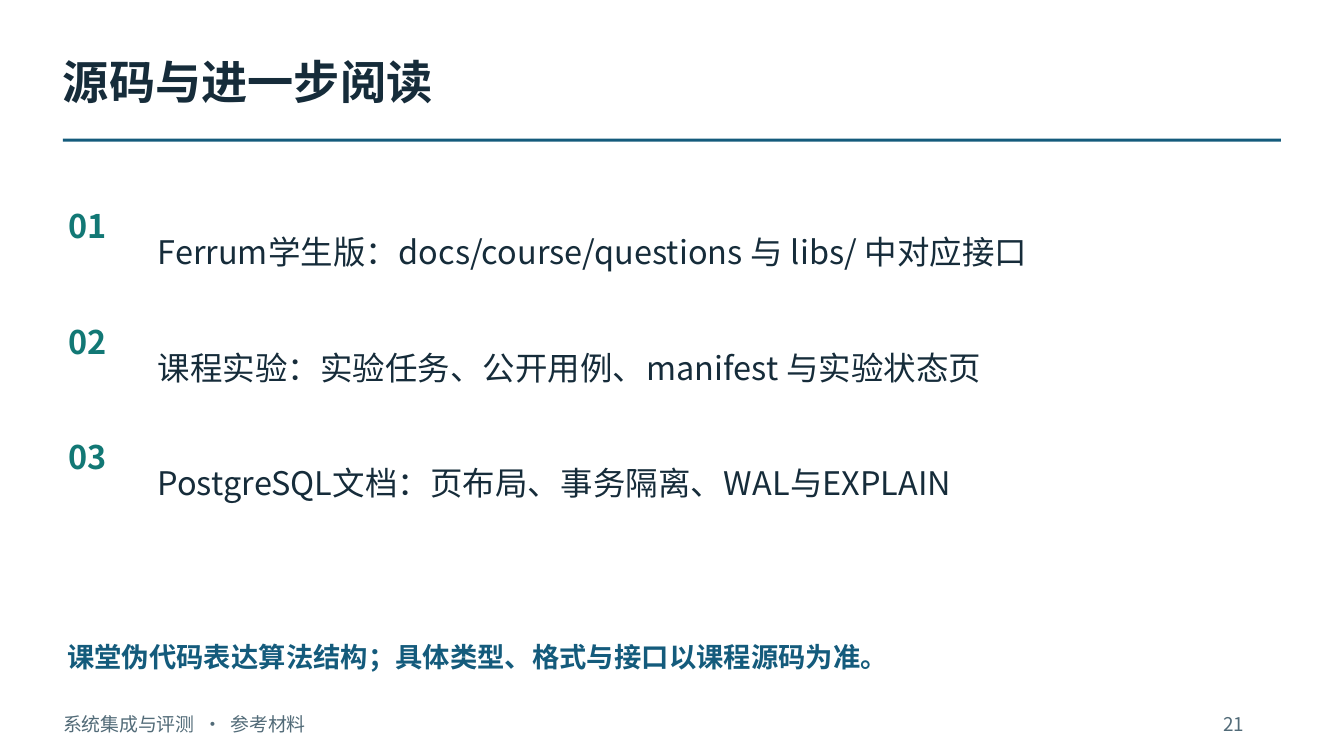
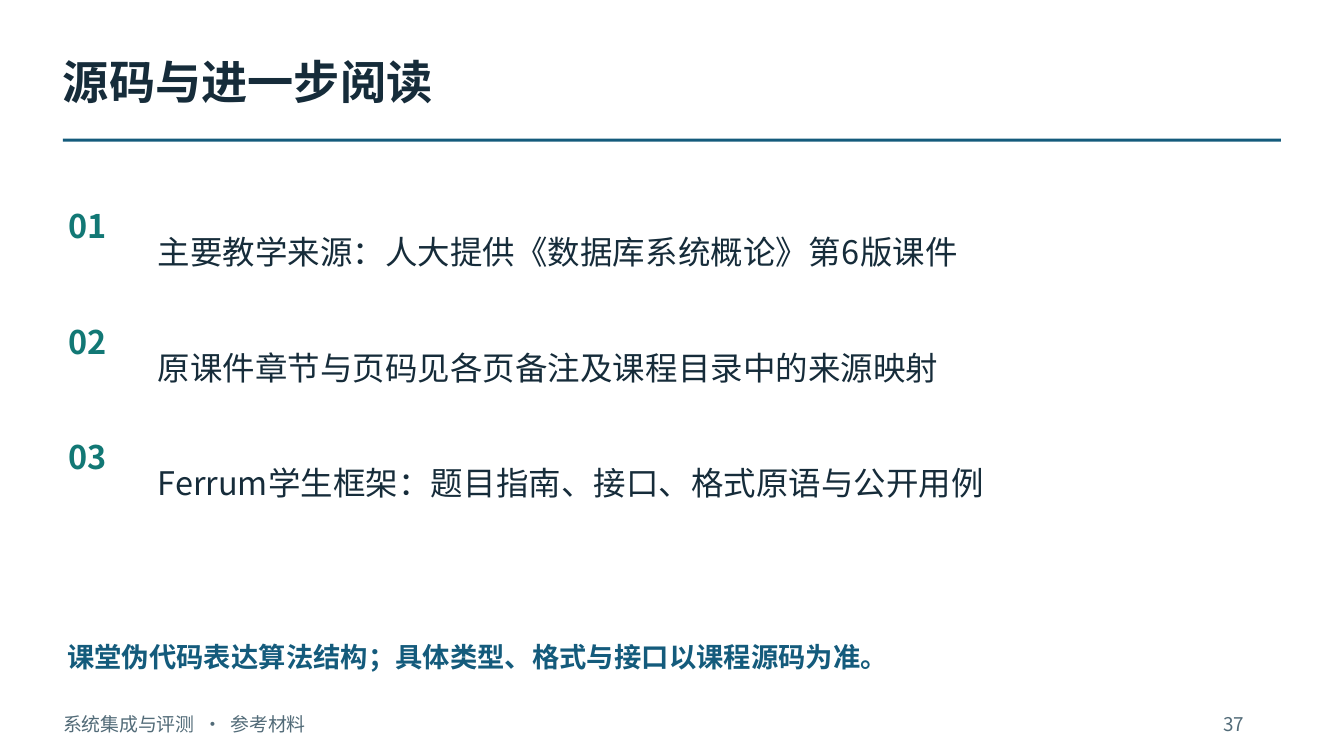
Before and after one commit to intellistream/database-kernel-course-student, a slide deck: slide 37 of 01_课件（第6版）/05_系统集成与评测.pptx (slide 21 before the commit). Drawn at 1344x756 pixels with LibreOffice and Linux fonts; fonts in the diff are those of the drawing. Boxes give left, top, right and bottom in pixels: in the first picture for what was removed or moved away, otherwise in the second. Text is boxed around its words. In the diff, an @@ line names an element or a change of style, - is before the commit and + after.

Commit message:
Expand five course modules with textbook mechanisms and worked examples

```diff
--- a/01_课件（第6版）/05_系统集成与评测.pptx
+++ b/01_课件（第6版）/05_系统集成与评测.pptx
@@ text at bbox=[158, 236, 958, 267]: text changed @@
-Ferrum学生版：docs/course/questions 与 libs/ 中对应接口
+主要教学来源：人大提供《数据库系统概论》第6版课件
@@ text at bbox=[158, 352, 939, 383]: text changed @@
-课程实验：实验任务、公开用例、manifest 与实验状态页
+原课件章节与页码见各页备注及课程目录中的来源映射
@@ text at bbox=[158, 467, 984, 498]: text changed @@
-PostgreSQL文档：页布局、事务隔离、WAL与EXPLAIN
+Ferrum学生框架：题目指南、接口、格式原语与公开用例
@@ text at bbox=[1223, 717, 1244, 731]: text changed @@
-21
+37
```
Also in this commit, not shown: 17 other slides changed, 16 slides added, 9 other files.
